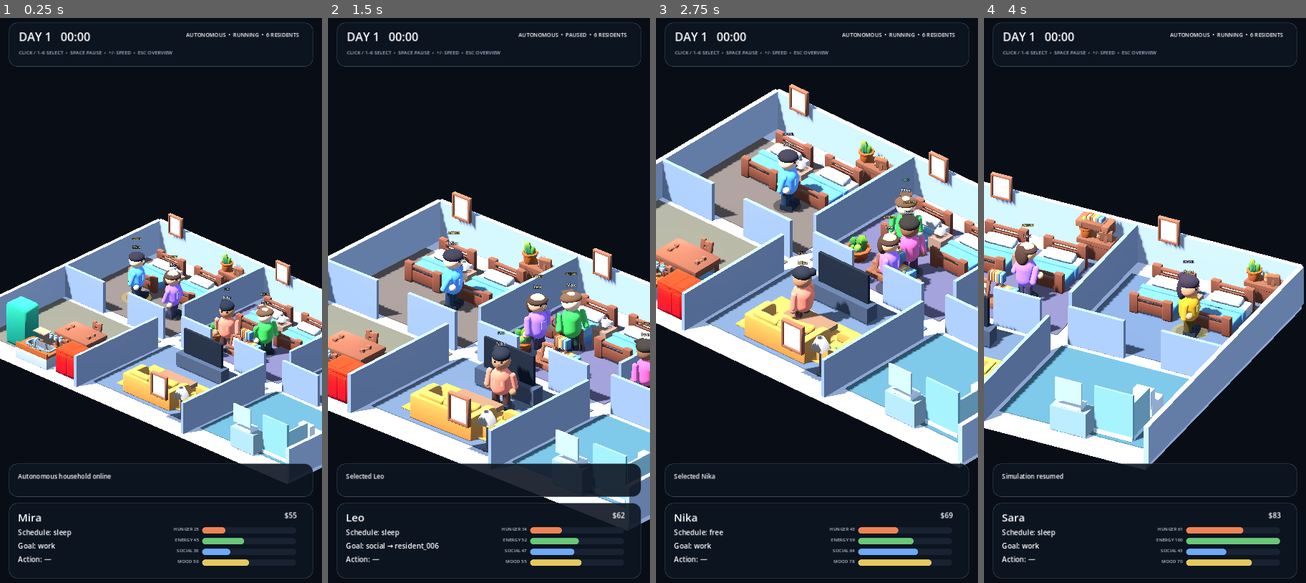
Above: before the commit, frames 1-4 (left to right).
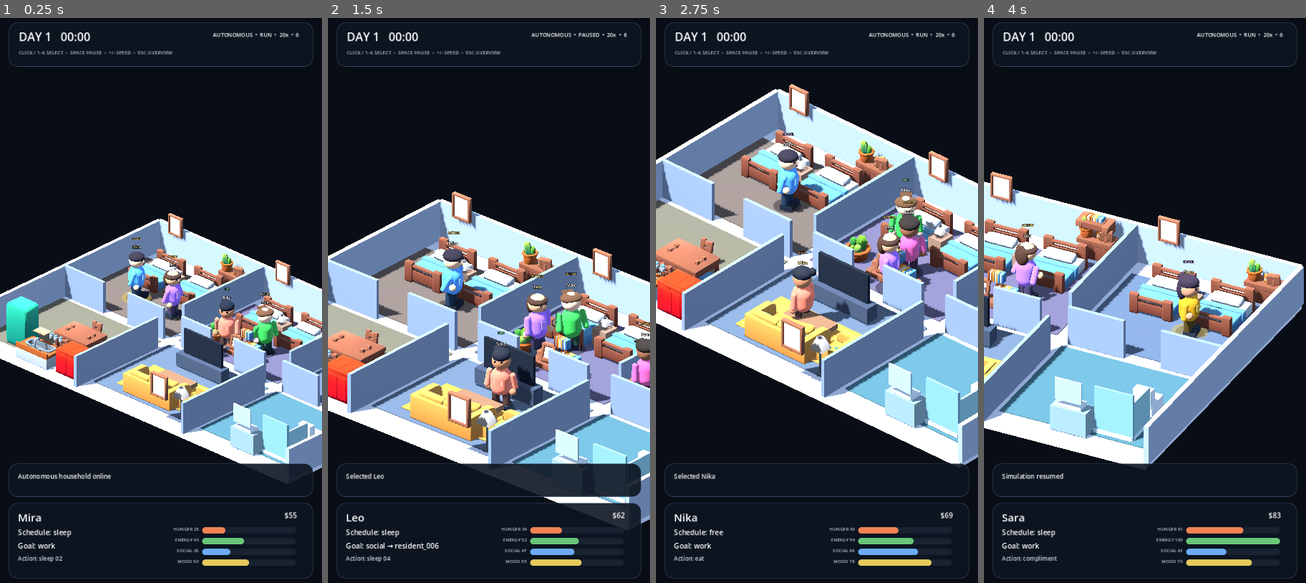
Above: after the commit, the same moments.

Repository: motomotoo2001-maker/lifebox-live
Game: Godot game, scene res://scenes/debug/visual_showcase.tscn
Two runs of this game, one before a commit and one after it. Both use one fixed random seed, a clock stepped at 60 frames per second and the inputs below. The project has no main scene, so this scene is started directly.
Inputs (mouse positions are in pixels of both pictures, inside the frame that each line leads up to):
- Up to frame 1 (0.25 s): no input
- Up to frame 2 (1.5 s): tap Enter at 0.5 s; move the mouse to (559, 272) at 0.52 s; tap 1 at 0.6 s; click (559, 272) at 0.67 s; tap Space at 0.77 s; move the mouse to (424, 328) at 1.27 s; tap 2 at 1.35 s; click (424, 328) at 1.42 s
- Up to frame 3 (2.75 s): tap Space at 1.52 s; move the mouse to (849, 176) at 2.02 s; tap 3 at 2.1 s; click (849, 176) at 2.17 s
- Up to frame 4 (4 s): move the mouse to (1128, 413) at 2.77 s; tap 4 at 2.85 s; click (1128, 413) at 2.92 s; tap Space at 3.02, 3.77 s; move the mouse to (1241, 385) at 3.52 s; tap 5 at 3.6 s; click (1241, 385) at 3.67 s

The runs differ from the first frame. In frame 1, 0.3% of the frame differs, in the area x 5-93%, y 2-97%; in frame 2, 0.3%; in frame 3, 0.3%; in frame 4, 0.3%.

Commit message:
ui: display current action and simulation speed

Diff:
--- a/scripts/presentation/ui/visual_hud.gd
+++ b/scripts/presentation/ui/visual_hud.gd
@@ -8,6 +8,7 @@
 @onready var name_label: Label = $ResidentPanel/NameLabel
 @onready var schedule_label: Label = $ResidentPanel/ScheduleLabel
 @onready var goal_label: Label = $ResidentPanel/GoalLabel
+@onready var action_label: Label = $ResidentPanel/ActionLabel
 @onready var money_label: Label = $ResidentPanel/MoneyLabel
 @onready var hunger_label: Label = $ResidentPanel/HungerLabel
 @onready var energy_label: Label = $ResidentPanel/EnergyLabel
@@ -77,8 +78,9 @@
 		hour,
 		minute,
 	]
-	status_label.text = "AUTONOMOUS  •  %s  •  %d RESIDENTS" % [
-		"RUNNING" if _simulation_running else "PAUSED",
+	status_label.text = "AUTONOMOUS  •  %s  •  %.0fx  •  %d" % [
+		"RUN" if _simulation_running else "PAUSED",
+		_world.clock.get_time_scale(),
 		_world.characters().size(),
 	]
 	event_label.text = _latest_event
@@ -92,6 +94,7 @@
 	money_label.text = "$%.0f" % character.money
 	schedule_label.text = _schedule_text(character)
 	goal_label.text = _goal_text(character)
+	action_label.text = "Action: %s" % _action_text(character)
 	hunger_bar.value = character.needs.hunger.value
 	energy_bar.value = character.needs.energy.value
 	social_bar.value = character.needs.social.value
@@ -100,6 +103,12 @@
 	energy_label.text = "ENERGY %02d" % int(round(character.needs.energy.value))
 	social_label.text = "SOCIAL %02d" % int(round(character.needs.social.value))
 	mood_label.text = "MOOD %02d" % int(round(character.needs.mood.value))
+
+func _action_text(character: CharacterState) -> String:
+	var value := str(character.current_action_id).strip_edges()
+	if value.is_empty() or value == "idle":
+		return "idle"
+	return value.replace("_", " ")
 
 func _schedule_text(character: CharacterState) -> String:
 	if character.schedule == null:
@@ -139,6 +148,7 @@
 	name_label.text = "NO RESIDENT"
 	schedule_label.text = "Schedule: —"
 	goal_label.text = "Goal: —"
+	action_label.text = "Action: —"
 	money_label.text = "$0"
 	hunger_label.text = "HUNGER --"
 	energy_label.text = "ENERGY --"
@@ -160,6 +170,8 @@
 	status_label.add_theme_font_size_override("font_size", 12)
 	control_hint_label.add_theme_font_size_override("font_size", 11)
 	name_label.add_theme_font_size_override("font_size", 24)
+	action_label.add_theme_font_size_override("font_size", 13)
+	action_label.modulate = Color("d5dde8")
 	event_label.add_theme_font_size_override("font_size", 14)
 
 	for label in [hunger_label, energy_label, social_label, mood_label]:
